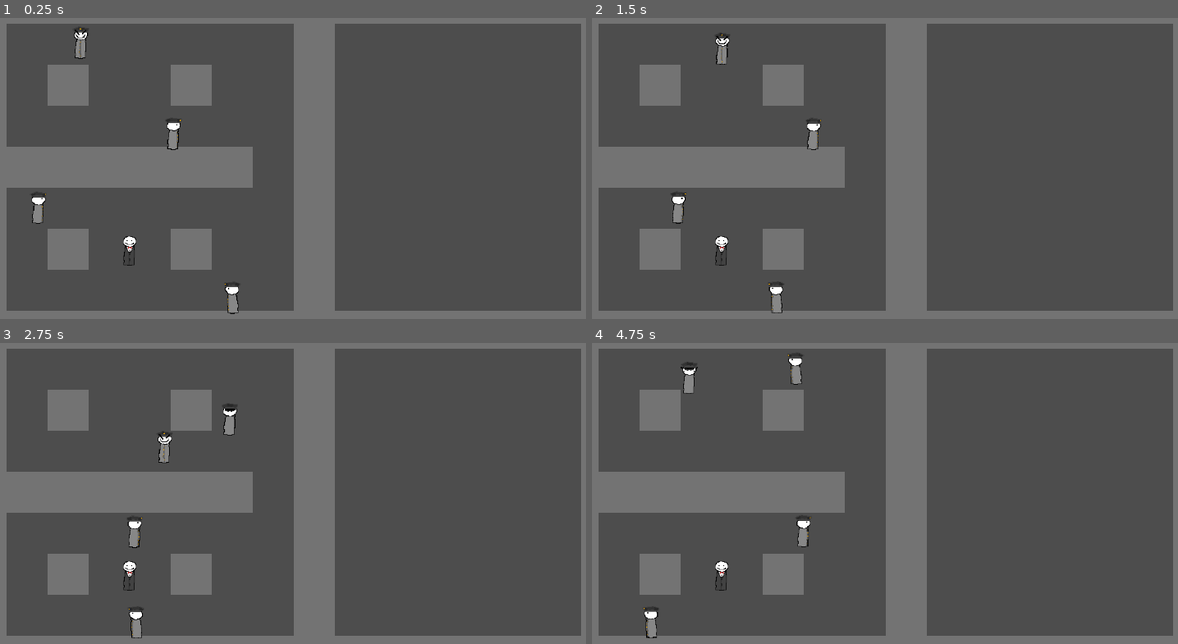
Above: before the commit, frames 1-4 (two rows, left to right).
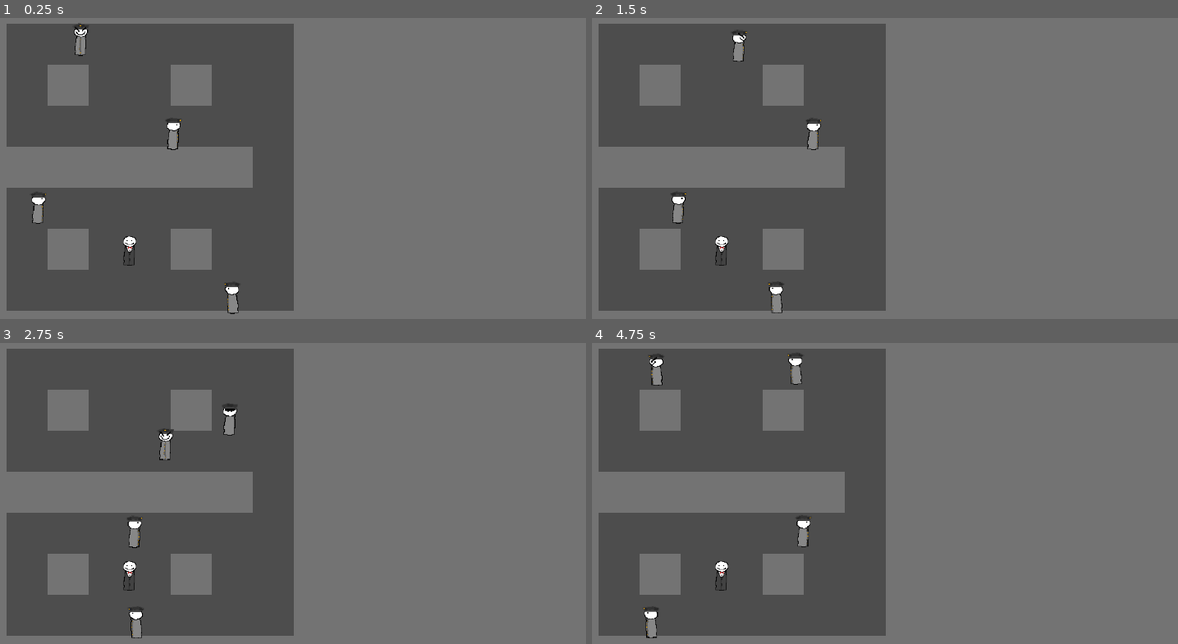
Above: after the commit, the same moments.

Repository: RainbowAsteroids/nowhere-safe
Game: Godot game, scene res://world/worlds/2.tscn
Same seed, same stepped clock (60 frames per second), same inputs: the game is played once before the commit and once after it. This scene is started directly instead of the project's main scene.
Inputs (mouse positions are in pixels of both pictures, inside the frame that each line leads up to):
- Up to frame 1 (0.25 s): no input
- Up to frame 2 (1.5 s): move the mouse to (674, 42) at 0.52 s; hold D (move_right) 0.53-1.28 s; click (674, 42) at 0.6 s; move the mouse to (802, 132) at 1.27 s; hold S (move_down) from 1.28 s (still down); right-click (802, 132) at 1.35 s
- Up to frame 3 (2.75 s): click (210, 457) at 1.55 s; move the mouse to (105, 532) at 2.02 s; release S (move_down) at 2.03 s; hold D (move_right) from 2.03 s (still down); click (105, 532) at 2.1 s
- Up to frame 4 (4.75 s): move the mouse to (726, 622) at 2.77 s; release D (move_right) at 2.78 s; hold W (move_up) 2.78-3.53 s; click (726, 622) at 2.85 s; move the mouse to (1084, 547) at 3.52 s; hold Right mouse button (attack) 3.53-4.28 s; hold A (move_left) from 3.53 s (still down); click (1084, 547) at 3.8 s; move the mouse to (691, 436) at 4.27 s; click (691, 436) at 4.35 s

The runs differ from the first frame. In frame 1, 40% of the frame differs, in the area x 12-100%, y 1-98%; in frame 2, 40%, in the area x 21-100%, y 1-98%; in frame 3, 40%; in frame 4, 40%.

Commit message:
Added status icons

Diff:
--- a/civilian/civilian.gd
+++ b/civilian/civilian.gd
@@ -33,6 +33,9 @@
 @export var uncontrolled_sprite: AnimatedSprite2D
 @export var controlled_sprite: AnimatedSprite2D
 
+@export var bang_sprite: Sprite2D
+@export var interro_sprite: Sprite2D
+
 @export var stun_timer: Timer
 @export var suspicious_timer: Timer
 @export var weapon := Weapon.Melee
@@ -44,6 +47,11 @@
 				body.position = Vector2.ZERO
 			State.Confused:
 				nav_agent.target_position = global_position
+				interro_sprite.visible = true
+			State.Stunned:
+				interro_sprite.visible = true
+			State.Suspicious:
+				bang_sprite.visible = true
 			_:
 				pass
 
@@ -51,6 +59,9 @@
 			State.Suspicious:
 				suspicion_clock = 0.0
 				suspicious_timer.stop()
+				bang_sprite.visible = false
+			State.Confused:
+				interro_sprite.visible = false
 			_:
 				pass
 
@@ -82,9 +93,6 @@
 	else:
 		uncontrolled_sprite.visible = true
 		controlled_sprite.visible = false
-
-	uncontrolled_sprite.global_rotation = 0
-	controlled_sprite.global_rotation = 0
 
 	var direction: Vector2
 	match state:
--- a/civilian/civilian.tscn
+++ b/civilian/civilian.tscn
@@ -7,10 +7,12 @@
 [ext_resource type="Texture2D" uid="uid://138qkmchlqlv" path="res://sprites/guard-controlled-back.png" id="5_41ovk"]
 [ext_resource type="Texture2D" uid="uid://c8n5qdii1rj5v" path="res://sprites/guard-controlled-front.png" id="6_kf17j"]
 [ext_resource type="Texture2D" uid="uid://cjpy3cfhyaxeh" path="res://sprites/guard-controlled-side.png" id="7_coghe"]
+[ext_resource type="Texture2D" uid="uid://ckhxahv2h4810" path="res://sprites/bang.png" id="8_67y5s"]
+[ext_resource type="Texture2D" uid="uid://bndecn7wyft7q" path="res://sprites/interro.png" id="9_lurdh"]
 
 [sub_resource type="CapsuleShape2D" id="CapsuleShape2D_fowfa"]
-radius = 17.0
-height = 74.0
+radius = 13.0
+height = 62.0
 
 [sub_resource type="SpriteFrames" id="SpriteFrames_u2cts"]
 animations = [{
@@ -66,12 +68,15 @@
 "speed": 5.0
 }]
 
-[node name="Civilian" type="PathFollow2D" node_paths=PackedStringArray("body", "nav_agent", "uncontrolled_sprite", "controlled_sprite", "stun_timer", "suspicious_timer") groups=["civilian"]]
+[node name="Civilian" type="PathFollow2D" node_paths=PackedStringArray("body", "nav_agent", "uncontrolled_sprite", "controlled_sprite", "bang_sprite", "interro_sprite", "stun_timer", "suspicious_timer") groups=["civilian"]]
+rotates = false
 script = ExtResource("1_kqpa8")
 body = NodePath("CharacterBody2D")
 nav_agent = NodePath("CharacterBody2D/NavigationAgent2D")
 uncontrolled_sprite = NodePath("CharacterBody2D/UncontrolledSprite")
 controlled_sprite = NodePath("CharacterBody2D/ControlledSprite")
+bang_sprite = NodePath("CharacterBody2D/BangSprite")
+interro_sprite = NodePath("CharacterBody2D/InterroSprite")
 stun_timer = NodePath("StunTimer")
 suspicious_timer = NodePath("SuspiciousTimer")
 
@@ -98,6 +103,20 @@
 sprite_frames = SubResource("SpriteFrames_ni3v8")
 animation = &"side"
 
+[node name="BangSprite" type="Sprite2D" parent="CharacterBody2D"]
+visible = false
+texture_filter = 1
+position = Vector2(-4.76837e-07, -54)
+scale = Vector2(0.574074, 0.533898)
+texture = ExtResource("8_67y5s")
+
+[node name="InterroSprite" type="Sprite2D" parent="CharacterBody2D"]
+visible = false
+texture_filter = 1
+position = Vector2(1.625, -57.375)
+scale = Vector2(0.645833, 0.577206)
+texture = ExtResource("9_lurdh")
+
 [node name="StunTimer" type="Timer" parent="."]
 wait_time = 3.0
 one_shot = true
--- a/target/target.tscn
+++ b/target/target.tscn
@@ -5,8 +5,8 @@
 [ext_resource type="Texture2D" uid="uid://upkkfypglf6e" path="res://sprites/target-scared.png" id="3_77tot"]
 
 [sub_resource type="CapsuleShape2D" id="CapsuleShape2D_rb5lb"]
-radius = 19.0
-height = 76.0
+radius = 14.0
+height = 58.0
 
 [sub_resource type="CircleShape2D" id="CircleShape2D_xlqwi"]
 radius = 47.0106
--- a/world/worlds/1.tscn
+++ b/world/worlds/1.tscn
@@ -61,18 +61,15 @@
 
 [node name="Civilian" parent="Civilians/Path2D" index="0" instance=ExtResource("2_jpwkb")]
 position = Vector2(441, 533)
-rotation = -1.58537
 
 [node name="Path2D2" type="Path2D" parent="Civilians" index="1"]
 curve = SubResource("Curve2D_sy6qq")
 
 [node name="Civilian" parent="Civilians/Path2D2" index="0" instance=ExtResource("2_jpwkb")]
 position = Vector2(587, 528)
-rotation = -1.25884
 
 [node name="Path2D3" type="Path2D" parent="Civilians" index="2"]
 curve = SubResource("Curve2D_48v4u")
 
 [node name="Civilian" parent="Civilians/Path2D3" index="0" instance=ExtResource("2_jpwkb")]
 position = Vector2(834, 537)
-rotation = -1.43751
--- a/world/worlds/2.tscn
+++ b/world/worlds/2.tscn
@@ -45,7 +45,7 @@
 [node name="world" instance=ExtResource("1_xcs1f")]
 
 [node name="TileMap" parent="." index="0"]
-layer_0/tile_data = PackedInt32Array(0, 0, 0, 65536, 0, 0, 1 …(740 unchanged characters)… 327688, 0, 0, 393224, 0, 0, 458760, 0, 0)
+layer_0/tile_data = PackedInt32Array(0, 0, 0, 65536, 0, 0, 1 …(740 unchanged characters)… 327688, 0, 0, 393224, 0, 0, 458760, 0, 0, 65545, 0, 0, 131081, 0, 0, 196617, 0, 0, 262153, 0, 0, 327689, 0, 0, 393225, 0, 0, 458761, 0, 0, 65546, 0, 0, 131082, 0, 0, 196618, 0, 0, 262154, 0, 0, 327690, 0, 0, 393226, 0, 0, 458762, 0, 0, 65547, 0, 0, 131083, 0, 0, 196619, 0, 0, 262155, 0, 0, 327691, 0, 0, 393227, 0, 0, 458763, 0, 0, 65548, 0, 0, 131084, 0, 0, 196620, 0, 0, 262156, 0, 0, 327692, 0, 0, 393228, 0, 0, 458764, 0, 0, 65549, 0, 0, 131085, 0, 0, 196621, 0, 0, 262157, 0, 0, 327693, 0, 0, 393229, 0, 0, 458765, 0, 0, 65550, 0, 0, 131086, 0, 0, 196622, 0, 0, 262158, 0, 0, 327694, 0, 0, 393230, 0, 0, 458766, 0, 0)
 
 [node name="CharacterController" parent="." index="1" node_paths=PackedStringArray("controlled")]
 controlled = NodePath("../Civilians/Path2D/Civilian")
@@ -67,7 +67,6 @@
 
 [node name="Civilian" parent="Civilians/Path2D" index="0" instance=ExtResource("2_gdpac")]
 position = Vector2(224.544, 108.604)
-rotation = -0.0119755
 progress = 384.62
 
 [node name="Path2D2" type="Path2D" parent="Civilians" index="1"]
@@ -75,7 +74,6 @@
 
 [node name="Civilian" parent="Civilians/Path2D2" index="0" instance=ExtResource("2_gdpac")]
 position = Vector2(386.345, 294.113)
-rotation = 0.00689644
 progress = 256.41
 
 [node name="Path2D3" type="Path2D" parent="Civilians" index="2"]
@@ -83,11 +81,9 @@
 
 [node name="Civilian" parent="Civilians/Path2D3" index="0" instance=ExtResource("2_gdpac")]
 position = Vector2(123, 439)
-rotation = -0.00959203
 
 [node name="Path2D4" type="Path2D" parent="Civilians" index="3"]
 curve = SubResource("Curve2D_v0ca3")
 
 [node name="Civilian" parent="Civilians/Path2D4" index="0" instance=ExtResource("2_gdpac")]
 position = Vector2(539, 614)
-rotation = -3.13914
--- a/world/worlds/3.tscn
+++ b/world/worlds/3.tscn
@@ -96,7 +96,6 @@
 
 [node name="Civilian" parent="Civilians/Path2D" index="0" instance=ExtResource("2_7jm46")]
 position = Vector2(678, 120)
-rotation = 0.0136978
 
 [node name="Path2D2" type="Path2D" parent="Civilians" index="1"]
 position = Vector2(165, -7)
@@ -104,7 +103,6 @@
 
 [node name="Civilian" parent="Civilians/Path2D2" index="0" instance=ExtResource("2_7jm46")]
 position = Vector2(678, 120)
-rotation = 0.0136978
 
 [node name="Path2D3" type="Path2D" parent="Civilians" index="2"]
 position = Vector2(325, -7)
@@ -112,7 +110,6 @@
 
 [node name="Civilian" parent="Civilians/Path2D3" index="0" instance=ExtResource("2_7jm46")]
 position = Vector2(678, 120)
-rotation = 0.0136978
 
 [node name="Path2D4" type="Path2D" parent="Civilians" index="3"]
 curve = SubResource("Curve2D_lnoob")
--- a/world/worlds/4.tscn
+++ b/world/worlds/4.tscn
@@ -113,32 +113,27 @@
 
 [node name="Civilian" parent="Civilians/Path2D" index="0" instance=ExtResource("2_uvg1f")]
 position = Vector2(367, 274)
-rotation = 3.12954
 
 [node name="Path2D2" type="Path2D" parent="Civilians" index="1"]
 curve = SubResource("Curve2D_cfd2g")
 
 [node name="Civilian" parent="Civilians/Path2D2" index="0" instance=ExtResource("2_uvg1f")]
 position = Vector2(690, 282)
-rotation = -3.12731
 
 [node name="Path2D3" type="Path2D" parent="Civilians" index="2"]
 curve = SubResource("Curve2D_eagrg")
 
 [node name="Civilian" parent="Civilians/Path2D3" index="0" instance=ExtResource("2_uvg1f")]
 position = Vector2(1161, 290)
-rotation = -3.13912
 
 [node name="Path2D4" type="Path2D" parent="Civilians" index="3"]
 curve = SubResource("Curve2D_obkh5")
 
 [node name="Civilian" parent="Civilians/Path2D4" index="0" instance=ExtResource("2_uvg1f")]
 position = Vector2(824, 270)
-rotation = 3.1347
 
 [node name="Path2D5" type="Path2D" parent="Civilians" index="4"]
 curve = SubResource("Curve2D_ya34t")
 
 [node name="Civilian" parent="Civilians/Path2D5" index="0" instance=ExtResource("2_uvg1f")]
 position = Vector2(120, 120)
-rotation = 0.00584219
Not shown: 1 places in civilian/civilian.tscn that only renumber resources
Binary file added: sprites/bang.png
Not shown, added: sprites/bang.png.import
Binary file added: sprites/interro.png
Not shown, added: sprites/interro.png.import
Not shown, added: gimp/bang.xcf
Not shown, added: gimp/interro.xcf
